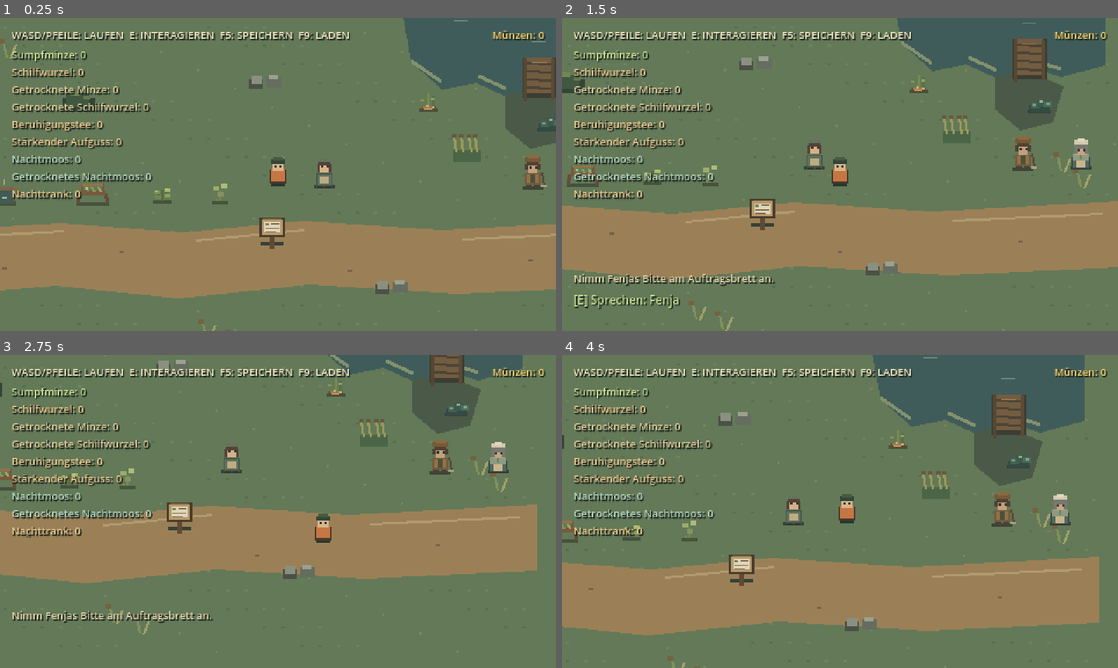
Above: before the commit, frames 1-4 (two rows, left to right).
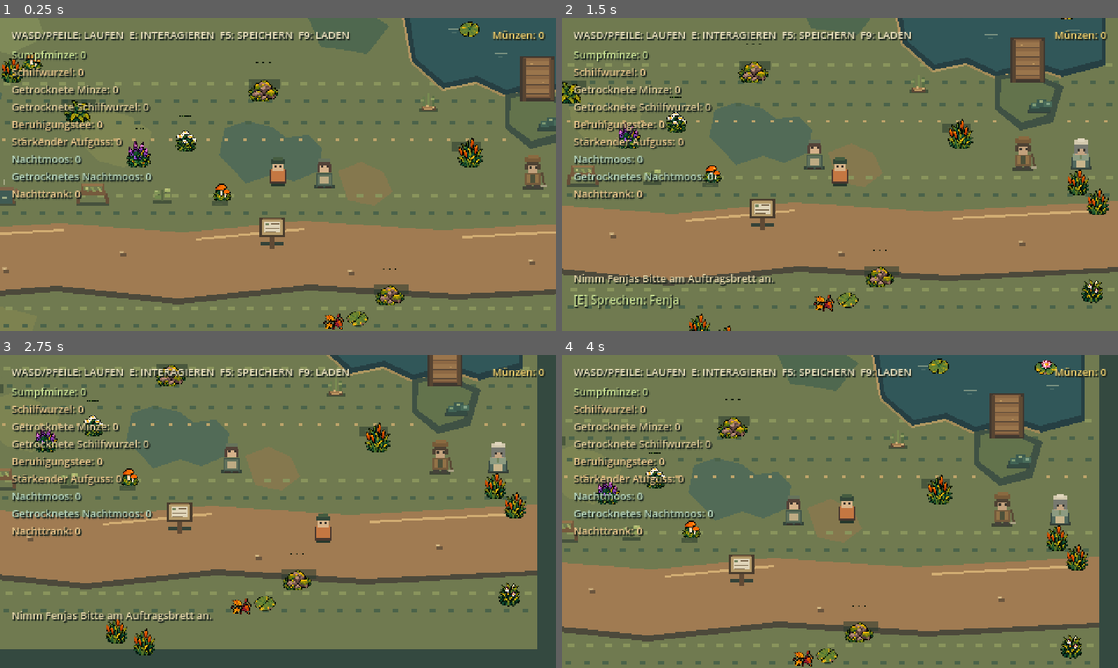
Above: after the commit, the same moments.

Repository: Fremarx/Moor-Apotheke
Game: Godot game, scene res://scenes/main.tscn
Same seed, same stepped clock (60 frames per second), same inputs: the game is played once before the commit and once after it.
Inputs:
- Up to frame 1 (0.25 s): no input
- Up to frame 2 (1.5 s): tap Enter at 0.5 s; hold D (move_right) 0.53-1.28 s; hold E (interact) 0.53-1.28 s; hold S (move_down) from 1.28 s (still down); tap E (interact) at 1.35 s
- Up to frame 3 (2.75 s): release S (move_down) at 2.03 s; hold D (move_right) from 2.03 s (still down); hold E (interact) from 2.03 s (still down)
- Up to frame 4 (4 s): release D (move_right) at 2.78 s; release E (interact) at 2.78 s; hold W (move_up) 2.78-3.53 s; tap E (interact) at 2.85 s; hold A (move_left) from 3.53 s (still down); hold E (interact) from 3.53 s (still down)

The runs differ from the first frame. In frame 1, 12% of the frame differs, in the area x 0-100%, y 0-100%; in frame 2, 10%; in frame 3, 19%; in frame 4, 14%.

Commit message:
feat(visuals): enrich moor test map

Diff:
--- a/scripts/test_map.gd
+++ b/scripts/test_map.gd
@@ -2,6 +2,9 @@
 
 const MAP_SIZE := Vector2(640, 360)
 const WALL_THICKNESS := 16.0
+const ATLAS_COLUMNS := 4.0
+const ATLAS_ROWS := 4.0
+const DECORATION_ATLAS: Texture2D = preload("res://assets/tilesets/moor_vegetation_atlas_ai_20261001.png")
 
 
 func _ready() -> void:
@@ -12,7 +15,8 @@
 	_add_solid_rect(Rect2(Vector2(429, 16), Vector2(181, 91)))
 	_add_solid_rect(Rect2(Vector2(533, 82), Vector2(27, 31)))
 
-	# Blocked patches are simple placeholders for future rocks, roots, and reeds.
+	# Blocked patches keep the collision positions from the graybox while
+	# the drawn rock, root, and reed sprites make them readable in the scene.
 	_add_solid_rect(Rect2(Vector2(134, 108), Vector2(28, 22)))
 	_add_solid_rect(Rect2(Vector2(294, 91), Vector2(30, 22)))
 	_add_solid_rect(Rect2(Vector2(470, 139), Vector2(26, 34)))
@@ -33,24 +37,85 @@
 func _draw() -> void:
 	_draw_ground()
 	_draw_pond()
+	_draw_water_lilies()
 	_draw_old_peat_dock()
 	_draw_path()
 	_draw_obstacles()
 	_draw_reeds()
+	_draw_scattered_details()
 	_draw_interaction_probe()
 
 
 func _draw_ground() -> void:
-	draw_rect(Rect2(Vector2.ZERO, MAP_SIZE), Color("637958"))
+	draw_rect(Rect2(Vector2.ZERO, MAP_SIZE), Color("344940"))
+	draw_rect(Rect2(Vector2(16, 16), Vector2(608, 328)), Color("707a50"))
+	draw_colored_polygon(
+		PackedVector2Array([
+			Vector2(28, 38), Vector2(73, 31), Vector2(111, 40),
+			Vector2(119, 62), Vector2(88, 76), Vector2(44, 67)
+		]),
+		Color("7f8a58")
+	)
+	draw_colored_polygon(
+		PackedVector2Array([
+			Vector2(25, 99), Vector2(46, 88), Vector2(69, 94),
+			Vector2(82, 111), Vector2(74, 132), Vector2(53, 138),
+			Vector2(40, 126), Vector2(24, 128)
+		]),
+		Color("506a54")
+	)
+	draw_colored_polygon(
+		PackedVector2Array([
+			Vector2(344, 40), Vector2(371, 31), Vector2(396, 39),
+			Vector2(416, 52), Vector2(397, 76), Vector2(374, 72),
+			Vector2(357, 70)
+		]),
+		Color("4f684f")
+	)
+	draw_colored_polygon(
+		PackedVector2Array([
+			Vector2(147, 132), Vector2(169, 123), Vector2(193, 130),
+			Vector2(211, 143), Vector2(207, 163), Vector2(187, 174),
+			Vector2(164, 168), Vector2(151, 154)
+		]),
+		Color("7d8452")
+	)
+	draw_colored_polygon(
+		PackedVector2Array([
+			Vector2(274, 140), Vector2(293, 134), Vector2(315, 139),
+			Vector2(327, 148), Vector2(346, 146), Vector2(358, 157),
+			Vector2(355, 177), Vector2(334, 186), Vector2(315, 180),
+			Vector2(292, 188), Vector2(280, 174), Vector2(269, 164)
+		]),
+		Color("526b57")
+	)
+	draw_colored_polygon(
+		PackedVector2Array([
+			Vector2(372, 177), Vector2(392, 169), Vector2(411, 178),
+			Vector2(419, 195), Vector2(403, 207), Vector2(380, 202)
+		]),
+		Color("85784e")
+	)
+	draw_colored_polygon(
+		PackedVector2Array([
+			Vector2(36, 306), Vector2(77, 293), Vector2(112, 302),
+			Vector2(104, 328), Vector2(58, 336)
+		]),
+		Color("7d8250")
+	)
+
 	for y in range(16, 352, 16):
 		for x in range(16, 624, 16):
-			var pattern := (x * 17 + y * 31) % 13
+			var pattern := (x * 17 + y * 31) % 17
+			var detail_position := Vector2(x + 2 + pattern % 5, y + 3 + pattern % 4)
 			if pattern < 4:
-				var shade := Color("6d8260") if pattern < 2 else Color("596f50")
-				draw_rect(Rect2(Vector2(x + 3, y + 4), Vector2(3, 2)), shade)
-			elif pattern == 8:
-				draw_rect(Rect2(Vector2(x + 10, y + 9), Vector2(2, 2)), Color("78865d"))
-
+				draw_rect(Rect2(detail_position, Vector2(6, 3)), Color("89945c"))
+			elif pattern < 8:
+				draw_rect(Rect2(detail_position, Vector2(5, 3)), Color("4b634a"))
+			elif pattern == 10:
+				draw_rect(Rect2(detail_position, Vector2(3, 2)), Color("bea46a"))
+			elif pattern == 14:
+				draw_rect(Rect2(detail_position, Vector2(7, 2)), Color("9aa76c"))
 
 func _draw_pond() -> void:
 	draw_colored_polygon(
@@ -59,13 +124,40 @@
 			Vector2(573, 112), Vector2(548, 104), Vector2(517, 113),
 			Vector2(491, 101), Vector2(462, 107), Vector2(435, 83)
 		]),
-		Color("405c5a")
-	)
-	draw_line(Vector2(435, 82), Vector2(461, 100), Color("82916d"), 3.0)
-	draw_line(Vector2(493, 95), Vector2(517, 106), Color("82916d"), 3.0)
-	draw_line(Vector2(549, 98), Vector2(573, 105), Color("82916d"), 3.0)
-	for ripple in [Vector2(472, 48), Vector2(539, 66), Vector2(584, 41)]:
-		draw_line(ripple, ripple + Vector2(12, 0), Color("6f8580"), 1.0)
+		Color("263f43")
+	)
+	draw_colored_polygon(
+		PackedVector2Array([
+			Vector2(430, 18), Vector2(608, 18), Vector2(608, 97),
+			Vector2(573, 106), Vector2(548, 98), Vector2(517, 107),
+			Vector2(492, 95), Vector2(464, 101), Vector2(439, 80)
+		]),
+		Color("315759")
+	)
+	draw_colored_polygon(
+		PackedVector2Array([
+			Vector2(449, 26), Vector2(496, 23), Vector2(519, 35),
+			Vector2(502, 42), Vector2(465, 39)
+		]),
+		Color("365f60")
+	)
+	draw_line(Vector2(423, 17), Vector2(435, 83), Color("b29461"), 2.0)
+	draw_line(Vector2(435, 83), Vector2(462, 107), Color("9e8b59"), 2.0)
+	draw_line(Vector2(462, 107), Vector2(491, 101), Color("af9861"), 2.0)
+	draw_line(Vector2(491, 101), Vector2(517, 113), Color("a38b58"), 2.0)
+	draw_line(Vector2(517, 113), Vector2(548, 104), Color("b39a62"), 2.0)
+	draw_line(Vector2(548, 104), Vector2(573, 112), Color("9f8957"), 2.0)
+
+	for ripple in [Vector2(467, 55), Vector2(532, 38), Vector2(578, 72), Vector2(507, 76)]:
+		draw_line(ripple, ripple + Vector2(11, 0), Color("789080"), 1.0)
+		draw_rect(Rect2(ripple + Vector2(3, 2), Vector2(4, 1)), Color("496c68"))
+	draw_rect(Rect2(Vector2(552, 30), Vector2(8, 1)), Color("b09560"))
+	draw_rect(Rect2(Vector2(564, 35), Vector2(4, 1)), Color("d0aa6a"))
+
+
+func _draw_water_lilies() -> void:
+	_draw_atlas_sprite(Vector2(484, 51), Vector2i(1, 2), Vector2(32, 32))
+	_draw_atlas_sprite(Vector2(579, 52), Vector2i(2, 2), Vector2(32, 32))
 
 
 func _draw_old_peat_dock() -> void:
@@ -74,74 +166,101 @@
 			Vector2(516, 111), Vector2(545, 107), Vector2(575, 120),
 			Vector2(566, 151), Vector2(538, 158), Vector2(516, 140)
 		]),
-		Color("4b5a48")
-	)
-	draw_rect(Rect2(Vector2(531, 79), Vector2(30, 35)), Color("3c3d33"))
-	draw_rect(Rect2(Vector2(534, 79), Vector2(23, 31)), Color("735c40"))
-	for y in [84.0, 91.0, 98.0, 105.0]:
-		draw_line(Vector2(534, y), Vector2(557, y + 1), Color("4c4437"), 2.0)
-	draw_rect(Rect2(Vector2(532, 79), Vector2(3, 38)), Color("554733"))
-	draw_rect(Rect2(Vector2(556, 80), Vector2(3, 35)), Color("5b4a35"))
-	draw_line(Vector2(539, 84), Vector2(552, 84), Color("917550"), 1.0)
+		Color("3f5144")
+	)
+	draw_colored_polygon(
+		PackedVector2Array([
+			Vector2(521, 114), Vector2(543, 111), Vector2(568, 122),
+			Vector2(560, 145), Vector2(539, 151), Vector2(520, 137)
+		]),
+		Color("63734c")
+	)
+	draw_rect(Rect2(Vector2(529, 78), Vector2(30, 39)), Color("40382f"))
+	draw_rect(Rect2(Vector2(532, 79), Vector2(24, 35)), Color("715139"))
+	draw_rect(Rect2(Vector2(534, 80), Vector2(20, 33)), Color("8c6844"))
+	for y in [82.0, 90.0, 98.0, 106.0]:
+		draw_rect(Rect2(Vector2(534, y), Vector2(20, 5)), Color("9a754c"))
+		draw_line(Vector2(534, y + 5), Vector2(554, y + 5), Color("5b4837"), 1.0)
+	draw_rect(Rect2(Vector2(531, 80), Vector2(3, 37)), Color("574432"))
+	draw_rect(Rect2(Vector2(555, 81), Vector2(3, 35)), Color("5e4a34"))
+	draw_rect(Rect2(Vector2(538, 84), Vector2(2, 1)), Color("c09960"))
+	draw_rect(Rect2(Vector2(548, 100), Vector2(2, 1)), Color("c09960"))
 
 
 func _draw_path() -> void:
-	draw_colored_polygon(
-		PackedVector2Array([
-			Vector2(16, 229), Vector2(132, 222), Vector2(238, 230),
-			Vector2(342, 220), Vector2(462, 228), Vector2(624, 219),
-			Vector2(624, 276), Vector2(475, 283), Vector2(347, 275),
-			Vector2(234, 287), Vector2(129, 276), Vector2(16, 285)
-		]),
-		Color("9b8057")
-	)
-	draw_line(Vector2(28, 235), Vector2(135, 229), Color("b19a6d"), 2.0)
-	draw_line(Vector2(249, 237), Vector2(343, 228), Color("b19a6d"), 2.0)
-	draw_line(Vector2(479, 236), Vector2(609, 230), Color("b19a6d"), 2.0)
+	var path := PackedVector2Array([
+		Vector2(16, 229), Vector2(132, 222), Vector2(238, 230),
+		Vector2(342, 220), Vector2(462, 228), Vector2(624, 219),
+		Vector2(624, 276), Vector2(475, 283), Vector2(347, 275),
+		Vector2(234, 287), Vector2(129, 276), Vector2(16, 285)
+	])
+	var path_shadow := PackedVector2Array([
+		Vector2(16, 234), Vector2(132, 227), Vector2(238, 235),
+		Vector2(342, 225), Vector2(462, 233), Vector2(624, 224),
+		Vector2(624, 280), Vector2(475, 288), Vector2(347, 280),
+		Vector2(234, 292), Vector2(129, 281), Vector2(16, 290)
+	])
+	draw_colored_polygon(path_shadow, Color("4c493b"))
+	draw_colored_polygon(path, Color("a07b52"))
+	draw_line(Vector2(28, 234), Vector2(135, 228), Color("d2ad73"), 2.0)
+	draw_line(Vector2(249, 236), Vector2(343, 227), Color("d2ad73"), 2.0)
+	draw_line(Vector2(479, 234), Vector2(609, 227), Color("d2ad73"), 2.0)
 	for pebble in [Vector2(82, 260), Vector2(183, 246), Vector2(380, 262), Vector2(536, 253)]:
-		draw_rect(Rect2(pebble, Vector2(4, 2)), Color("766348"))
+		draw_rect(Rect2(pebble + Vector2(1, 2), Vector2(5, 3)), Color("6a553e"))
+		draw_rect(Rect2(pebble, Vector2(4, 2)), Color("c0a071"))
+		draw_rect(Rect2(pebble + Vector2(1, 1), Vector2(2, 1)), Color("dbc18a"))
 
 
 func _draw_obstacles() -> void:
-	# Small pixel clusters show where the matching invisible blockers sit.
-	_draw_bush(Vector2(148, 119), Color("40583f"))
-	_draw_stones(Vector2(309, 102))
-	_draw_reed_patch(Vector2(483, 156))
-	_draw_stones(Vector2(418, 279))
-
-
-func _draw_bush(center: Vector2, base_color: Color) -> void:
-	draw_rect(Rect2(center + Vector2(-14, -5), Vector2(28, 12)), Color("344535"))
-	draw_rect(Rect2(center + Vector2(-11, -9), Vector2(20, 12)), base_color)
-	draw_rect(Rect2(center + Vector2(-7, -11), Vector2(8, 4)), Color("738653"))
-	draw_rect(Rect2(center + Vector2(4, -7), Vector2(6, 3)), Color("64794b"))
-
-
-func _draw_stones(center: Vector2) -> void:
-	draw_rect(Rect2(center + Vector2(-14, -4), Vector2(12, 8)), Color("4b5146"))
-	draw_rect(Rect2(center + Vector2(-12, -7), Vector2(9, 7)), Color("899080"))
-	draw_rect(Rect2(center + Vector2(1, -6), Vector2(13, 9)), Color("656d60"))
-	draw_rect(Rect2(center + Vector2(3, -8), Vector2(8, 4)), Color("9ba18e"))
-
-
-func _draw_reed_patch(center: Vector2) -> void:
-	draw_rect(Rect2(center + Vector2(-12, 3), Vector2(24, 10)), Color("4b6547"))
-	for offset in [-9.0, -3.0, 4.0, 9.0]:
-		draw_line(center + Vector2(offset, 5), center + Vector2(offset - 2.0, -9), Color("9a9a58"), 2.0)
-		draw_rect(Rect2(center + Vector2(offset - 4.0, -11), Vector2(4, 3)), Color("675940"))
+	_draw_sprite_shadow(Vector2(148, 119), Vector2(30, 8))
+	_draw_atlas_sprite(Vector2(148, 117), Vector2i(2, 0), Vector2(36, 36))
+	_draw_sprite_shadow(Vector2(309, 102), Vector2(27, 8))
+	_draw_atlas_sprite(Vector2(309, 100), Vector2i(2, 1), Vector2(36, 34))
+	_draw_sprite_shadow(Vector2(483, 156), Vector2(25, 8))
+	_draw_atlas_sprite(Vector2(483, 154), Vector2i(0, 0), Vector2(36, 40))
+	_draw_sprite_shadow(Vector2(418, 279), Vector2(30, 8))
+	_draw_atlas_sprite(Vector2(418, 277), Vector2i(2, 1), Vector2(34, 32))
 
 
 func _draw_reeds() -> void:
-	for reed in [Vector2(67, 68), Vector2(86, 79), Vector2(573, 193), Vector2(590, 207), Vector2(258, 321), Vector2(281, 330)]:
-		draw_line(reed, reed + Vector2(-3, -13), Color("82905a"), 2.0)
-		draw_rect(Rect2(reed + Vector2(-7, -16), Vector2(5, 4)), Color("756241"))
-		draw_line(reed + Vector2(3, 1), reed + Vector2(8, -11), Color("a1a169"), 2.0)
+	for reed in [
+		Vector2(67, 68), Vector2(88, 83), Vector2(585, 196),
+		Vector2(602, 213), Vector2(258, 321), Vector2(282, 331)
+	]:
+		_draw_atlas_sprite(reed, Vector2i(0, 0), Vector2(32, 36))
+	_draw_atlas_sprite(Vector2(40, 150), Vector2i(1, 0), Vector2(28, 30))
+
+
+func _draw_scattered_details() -> void:
+	_draw_atlas_sprite(Vector2(106, 83), Vector2i(0, 3), Vector2(30, 30))
+	_draw_atlas_sprite(Vector2(197, 157), Vector2i(0, 1), Vector2(32, 34))
+	_draw_atlas_sprite(Vector2(240, 145), Vector2i(1, 1), Vector2(29, 31))
+	_draw_atlas_sprite(Vector2(367, 307), Vector2i(1, 3), Vector2(29, 29))
+	_draw_atlas_sprite(Vector2(390, 301), Vector2i(3, 2), Vector2(30, 30))
+	_draw_atlas_sprite(Vector2(601, 298), Vector2i(3, 3), Vector2(30, 34))
 
 
 func _draw_interaction_probe() -> void:
 	var center := Vector2(270, 198)
-	draw_rect(Rect2(center + Vector2(-7, 5), Vector2(14, 3)), Color("46543b"))
-	draw_line(center + Vector2(0, 5), center + Vector2(0, -4), Color("768850"), 2.0)
-	draw_rect(Rect2(center + Vector2(-6, -8), Vector2(5, 4)), Color("9cac6e"))
-	draw_rect(Rect2(center + Vector2(1, -10), Vector2(5, 4)), Color("b0ba7a"))
-	draw_rect(Rect2(center + Vector2(-2, -3), Vector2(5, 4)), Color("85925e"))
+	_draw_sprite_shadow(center + Vector2(0, 7), Vector2(14, 4))
+	_draw_atlas_sprite(center + Vector2(0, -2), Vector2i(0, 3), Vector2(28, 30))
+
+
+func _draw_sprite_shadow(center: Vector2, size: Vector2) -> void:
+	draw_rect(
+		Rect2(center - size / 2.0, size),
+		Color(0.16, 0.23, 0.18, 0.55)
+	)
+	draw_rect(
+		Rect2(center - Vector2(size.x * 0.3, size.y * 0.1), Vector2(size.x * 0.45, 1)),
+		Color(0.36, 0.43, 0.27, 0.7)
+	)
+
+
+func _draw_atlas_sprite(center: Vector2, cell: Vector2i, target_size: Vector2) -> void:
+	var atlas_size := Vector2(DECORATION_ATLAS.get_size())
+	var cell_size := atlas_size / Vector2(ATLAS_COLUMNS, ATLAS_ROWS)
+	var source_position := Vector2(float(cell.x) * cell_size.x, float(cell.y) * cell_size.y)
+	var destination := Rect2(center - target_size / 2.0, target_size)
+	var source := Rect2(source_position, cell_size)
+	draw_texture_rect_region(DECORATION_ATLAS, destination, source, Color.WHITE, false, true)
Binary file added: assets/tilesets/moor_vegetation_atlas_ai_20261001.png
Not shown, added: assets/tilesets/moor_vegetation_atlas_ai_20261001.png.import
Not shown, changed: GAME_PLAN.md
Not shown, changed: PROJECT_PLAN.md
Not shown, changed: docs/AI_CONTEXT.md
Not shown, added: docs/ART_ASSETS.md
Not shown, changed: docs/KNOWLEDGE_BASE.md
Not shown, changed: docs/TESTING.md
